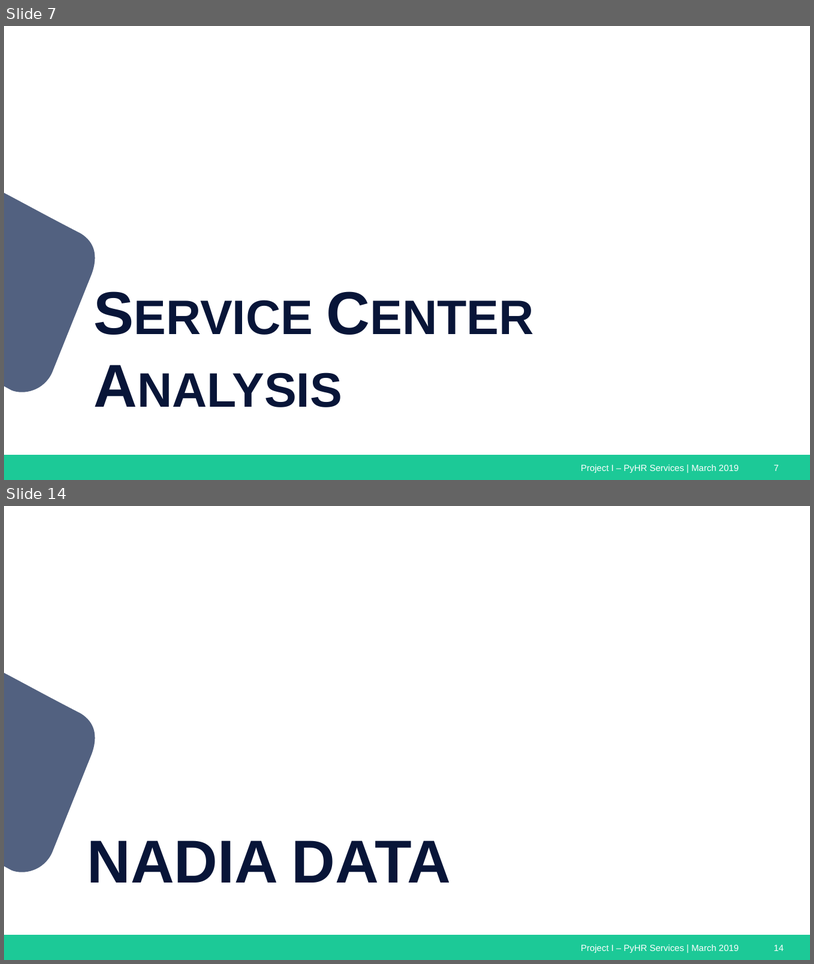
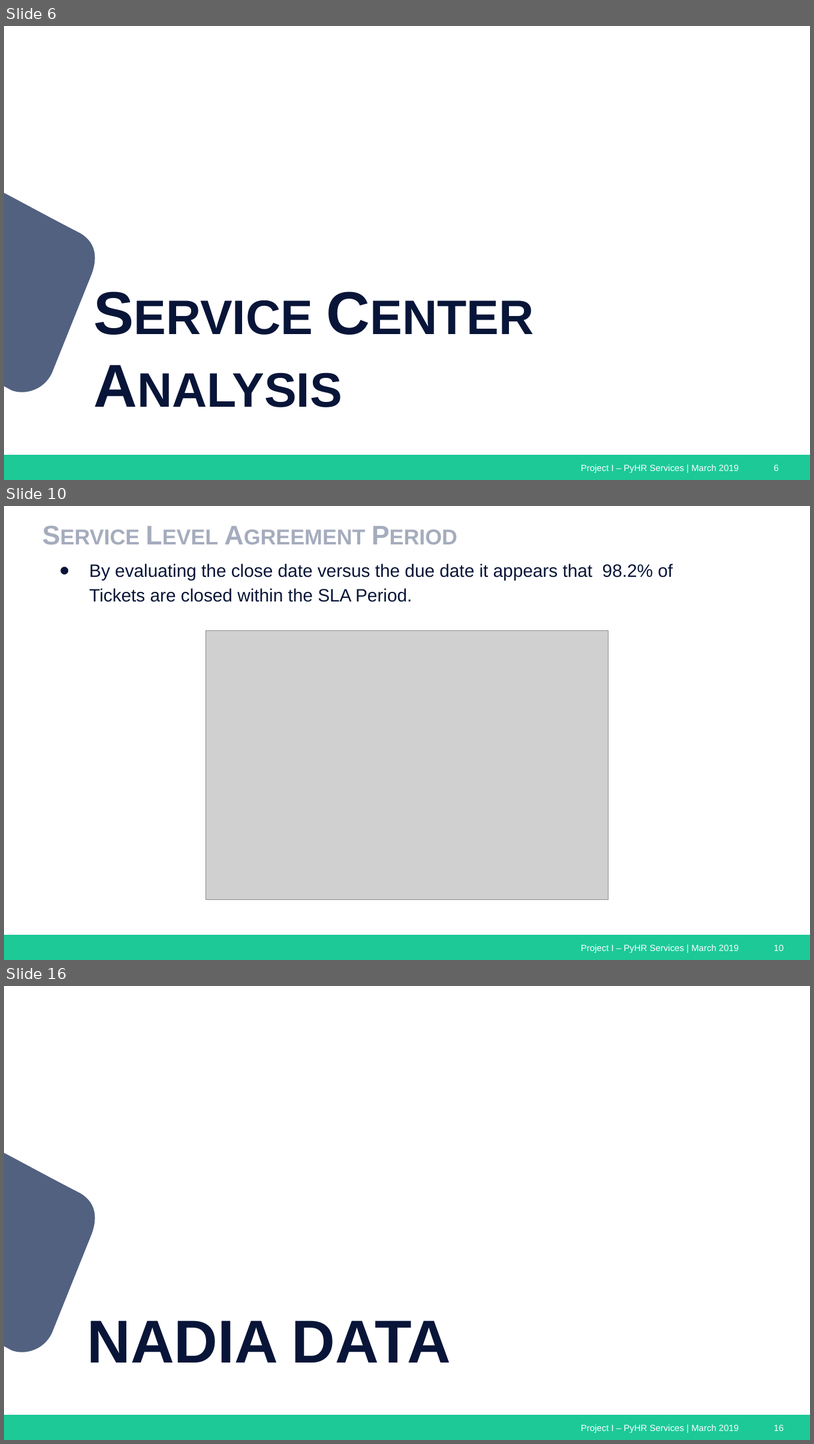
Before and after one commit to jvbonini/Project-I, a slide deck: Presentation/HRServices_Presentation_Master.pptx. Shown one above the other, each under a label of ours: slides 7 and 14 before the commit, slides 6, 10 and 16 after it; the slides between them are not shown. The pictures are 814x964 and 814x1444 pixels, drawn with LibreOffice and Linux fonts; fonts in the diff are those of the drawing; grey boxes stand for pictures. Boxes give left, top, right and bottom in pixels: in the first picture for what was removed or moved away, otherwise in the second. Text is boxed around its words. In the diff, an @@ line names an element or a change of style, - is before the commit and + after.

```diff
--- a/Presentation/HRServices_Presentation_Master.pptx
+++ b/Presentation/HRServices_Presentation_Master.pptx
@@ slide 10 added at [4,506,810,960], background #FFFFFF; not listed: 3 template elements that a slide beside it also shows @@
@@ title added at [35,510,704,576], 24 pt, text #A5ACBD, bold, small capitals @@
+Service Level Agreement Period
@@ text added at [89,564,673,602], 16 pt, text #081538 @@
+● By evaluating the close date versus the due date it appears that 98.2% of Tickets are closed within the SLA Period.
@@ picture added at [206,631,609,900] @@
@@ what was slide 7 is now slide 6 @@
@@ page number at [774,464,779,471]: text changed @@
-7
+6
@@ what was slide 14 is now slide 16 @@
@@ page number at [774,1424,785,1431]: text changed @@
-14
+16
```
Also in this commit, not shown: 3 slides changed, 8 other slides added, 3 slides removed, 12 other files.
